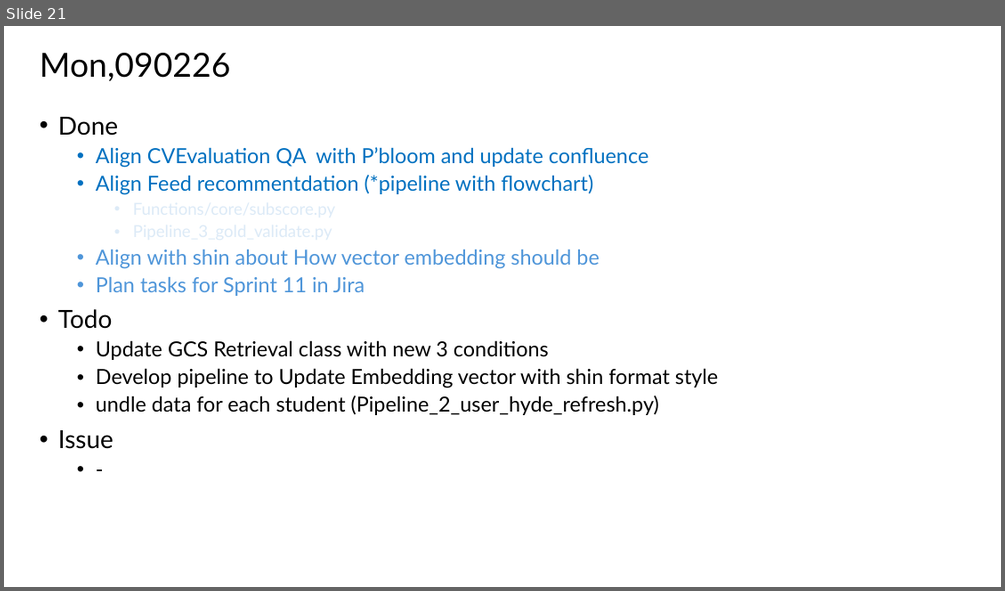
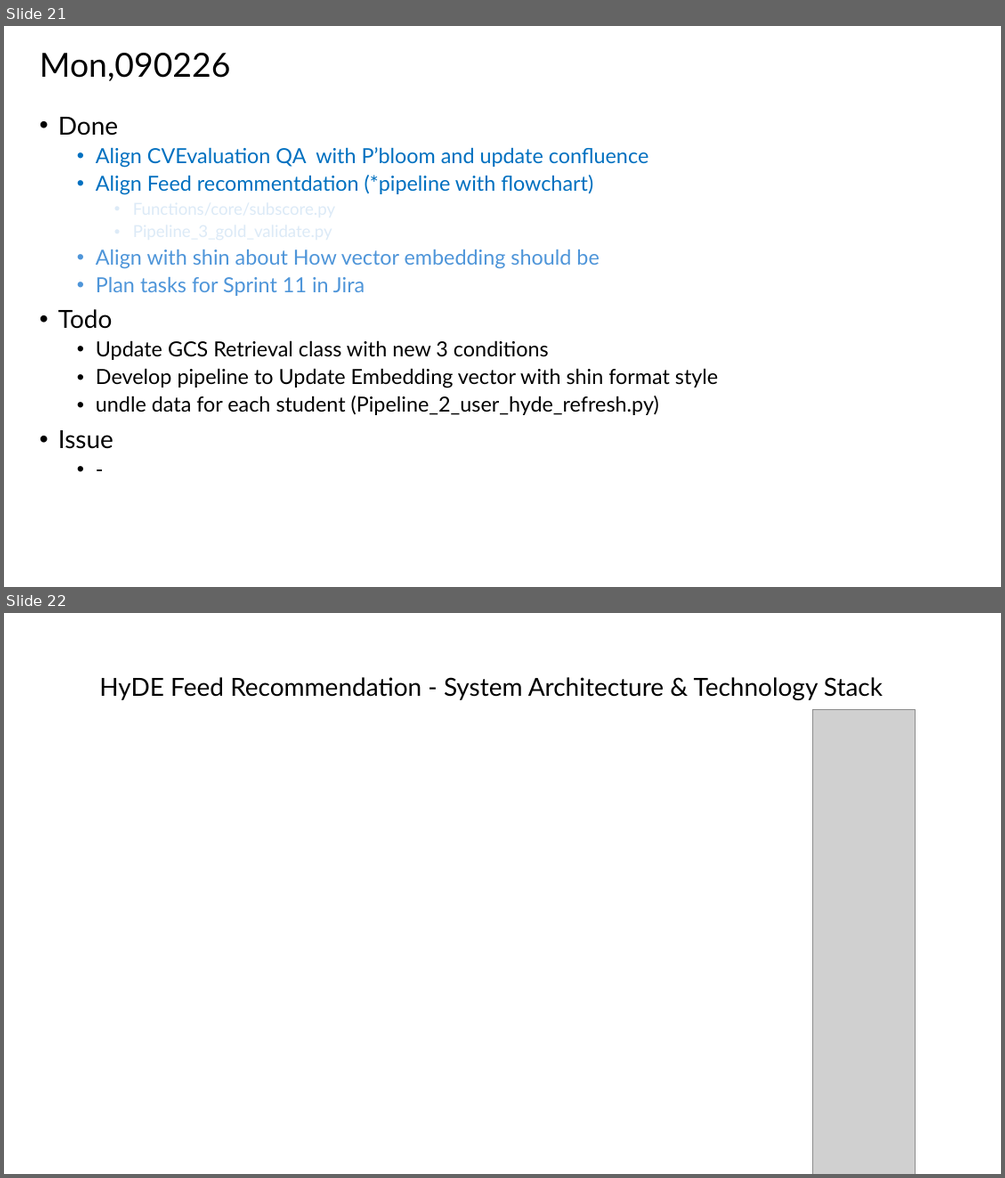
Before and after one commit to TunKedsaro/Hyde, a slide deck: logs/Ghostdeck.pptx. Shown one above the other, each under a label of ours: slide 21 before the commit, slides 21 and 22 after it. The pictures are 1005x591 and 1005x1178 pixels, drawn with LibreOffice and Linux fonts; fonts in the diff are those of the drawing; grey boxes stand for pictures. Boxes give left, top, right and bottom in pixels: in the first picture for what was removed or moved away, otherwise in the second. Text is boxed around its words. In the diff, an @@ line names an element or a change of style, - is before the commit and + after.

```diff
--- a/logs/Ghostdeck.pptx
+++ b/logs/Ghostdeck.pptx
@@ slide 22 added at (4,613,1001,1174), background #FFFFFF @@
@@ text added at (99,677,882,700), 24 pt, text #000000 @@
+HyDE Feed Recommendation - System Architecture & Technology Stack
@@ picture added at (813,709,914,1174) @@
```
Also in this commit, not shown: 1 slide changed, 39 other files.
